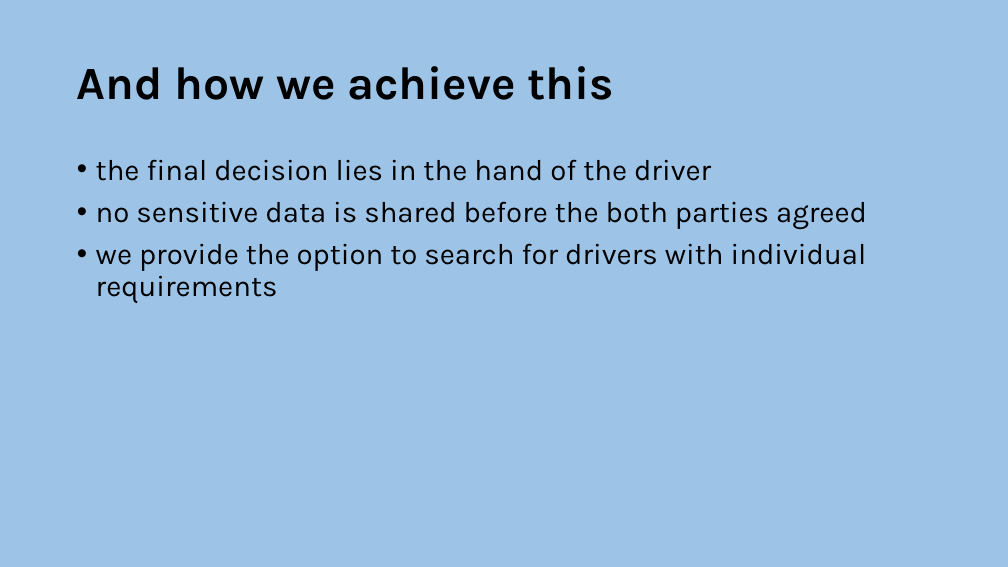
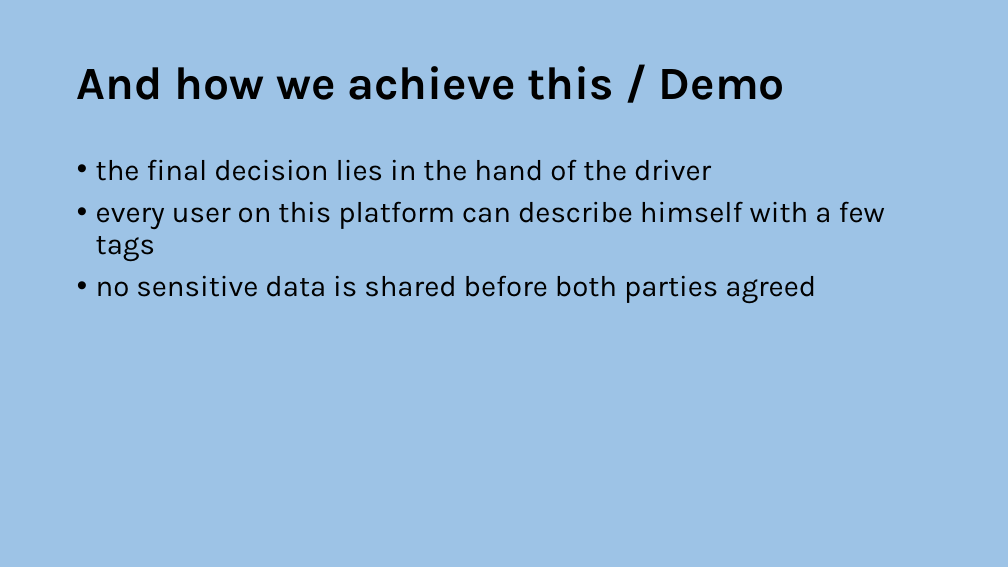
Before and after one commit to lumagician/dachfenster, a slide deck: slide 5 of static/dachfenster-pitch.pptx (slide 6 before the commit). Drawn at 1008x567 pixels with LibreOffice and Linux fonts; fonts in the diff are those of the drawing. Boxes give left, top, right and bottom in pixels: in the first picture for what was removed or moved away, otherwise in the second. Text is boxed around its words. In the diff, an @@ line names an element or a change of style, - is before the commit and + after.

Commit message:
ppp demo text done

```diff
--- a/static/dachfenster-pitch.pptx
+++ b/static/dachfenster-pitch.pptx
@@ title at bbox=[77, 66, 785, 100]: text changed @@
-And how we achieve this
+And how we achieve this / Demo
@@ text at bbox=[96, 201, 885, 303]: text changed @@
-• no sensitive data is shared before the both parties agreed
-• we provide the option to search for drivers with individual requirements
+• every user on this platform can describe himself with a few tags
+• no sensitive data is shared before both parties agreed
```
Also in this commit, not shown: 1 slide added.
